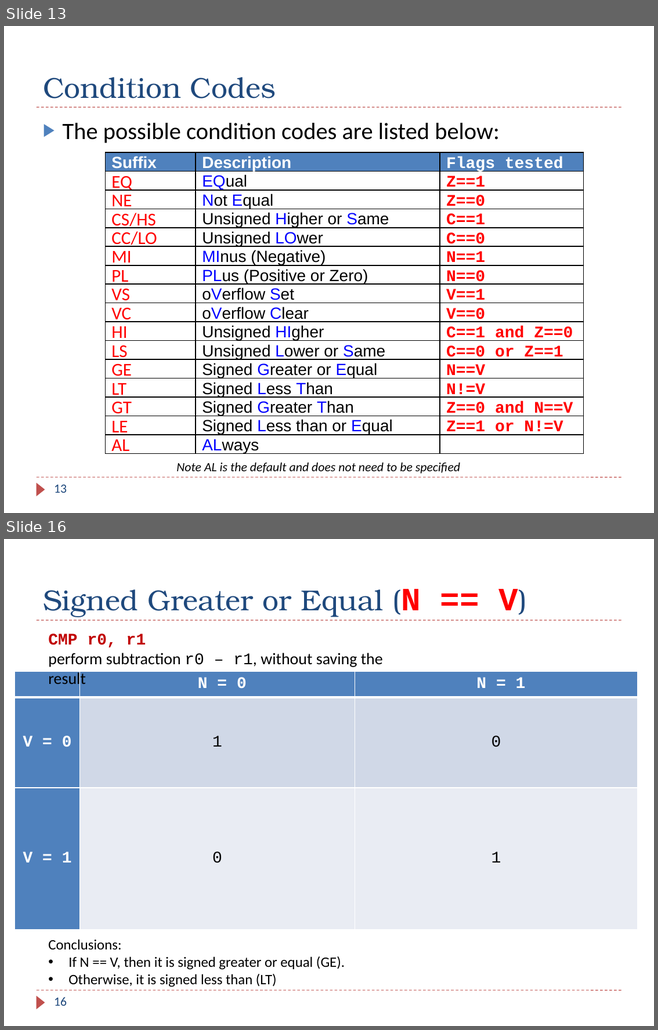
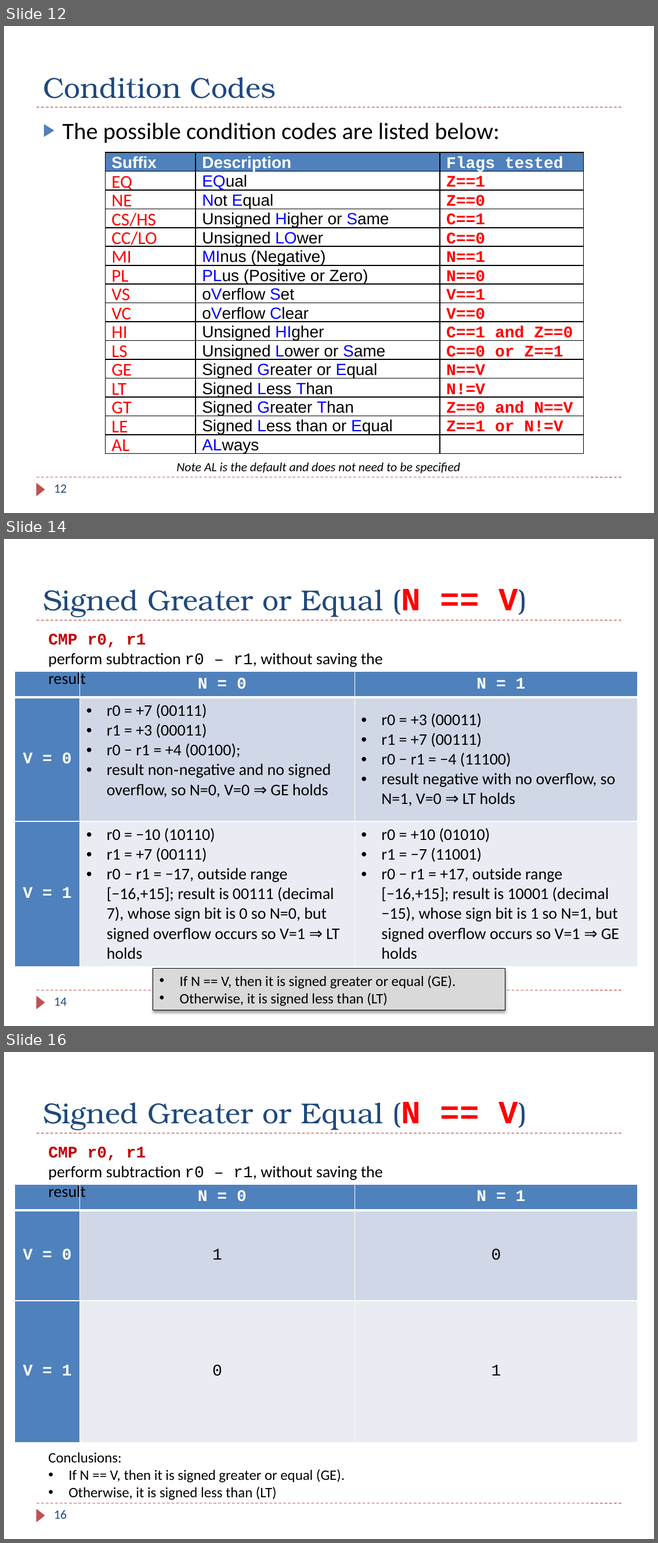
Before and after one commit to guhofstra/CSC111Fa25, a slide deck: PPTs/bak/Textbook Lecture_Slides_V3/Chapter_06_ARM_Flow_Control.pptx. Shown one above the other, each under a label of ours: slides 13 and 16 before the commit, slides 12, 14 and 16 after it; the slides between them are not shown. The pictures are 658x1030 and 658x1543 pixels, drawn with LibreOffice and Linux fonts; fonts in the diff are those of the drawing. Boxes give left, top, right and bottom in pixels: in the first picture for what was removed or moved away, otherwise in the second. Text is boxed around its words. In the diff, an @@ line names an element or a change of style, - is before the commit and + after.

```diff
--- a/PPTs/bak/Textbook Lecture_Slides_V3/Chapter_06_ARM_Flow_Control.pptx
+++ b/PPTs/bak/Textbook Lecture_Slides_V3/Chapter_06_ARM_Flow_Control.pptx
@@ slide 14 added at [4,539,654,1026], background #FFFFFF; not listed: 3 template elements that a slide beside it also shows @@
@@ title added at [43,589,518,617], 32 pt, text #1F497D @@
+Signed Greater or Equal (N == V)
@@ text added at [48,634,383,667], 18 pt, text #000000 @@
+CMP r0, r1
+perform subtraction r0 – r1, without saving the result
@@ table added at [15,671,637,964], 3 rows, 3 columns @@
+ | N = 0 | N = 1
+V = 0 | r0 = +7 (00111) / r1 = +3 (00011) / r0 − r1 = +4 (00100); / result non‑negative and no signed overflow, so N=0, V=0 ⇒ GE holds | r0 = +3 (00011) / r1 = +7 (00111) / r0 − r1 = −4 (11100) / result negative with no overflow, so N=1, V=0 ⇒ LT holds
+V = 1 | r0 = −10 (10110) / r1 = +7 (00111) / r0 − r1 = −17, outside range [−16,+15]; result is 00111 (decimal 7), whose sign bit is 0 so N=0, but signed overflow occurs so V=1 ⇒ LT holds | r0 = +10 (01010) / r1 = −7 (11001) / r0 − r1 = +17, outside range [−16,+15]; result is 10001 (decimal −15), whose sign bit is 1 so N=1, but signed overflow occurs so V=1 ⇒ GE holds
@@ rectangle added at [152,968,505,1010], fill #D9D9D9, outline #000000 0.75 pt, 16 pt, text #000000 @@
+• If N == V, then it is signed greater or equal (GE).
+• Otherwise, it is signed less than (LT)
@@ page number added at [54,998,67,1006], 14 pt, text #1F497D @@
+14
@@ what was slide 13 is now slide 12 @@
@@ page number at [54,485,67,493]: text changed @@
-13
+12
```
Also in this commit, not shown: 20 slides changed, 3 slides removed, 44 other files.
